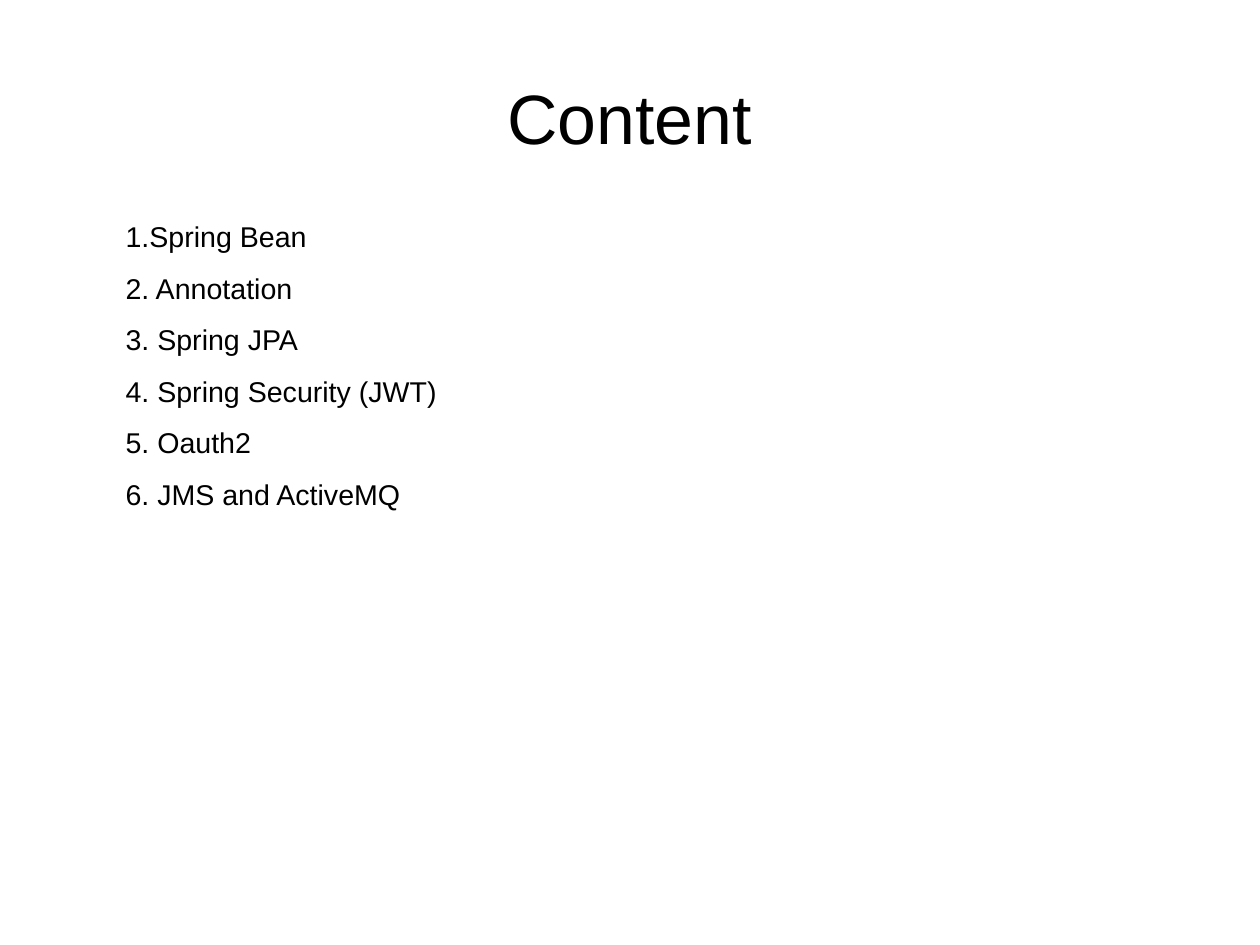
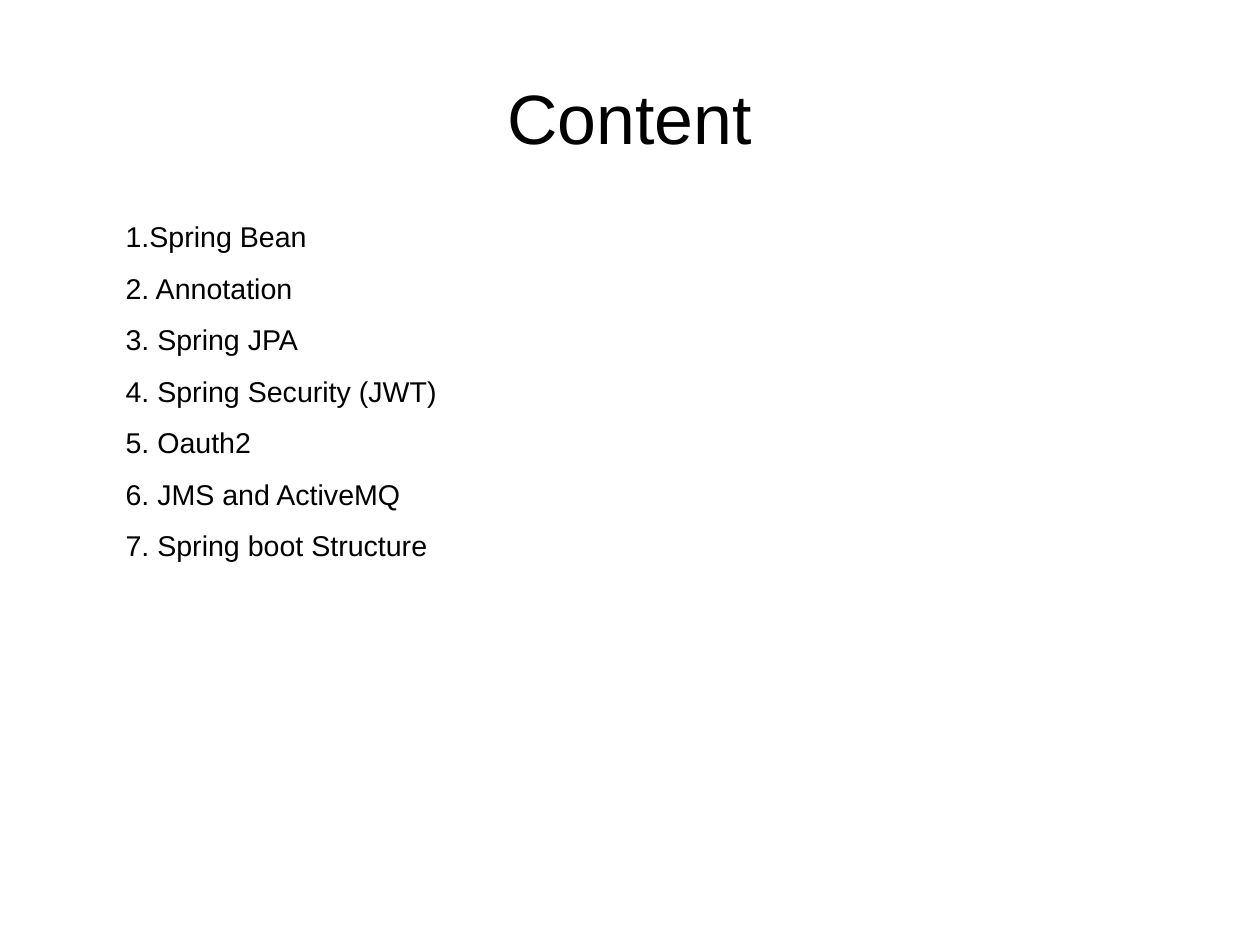
Before and after one commit to truongphan/documents, a slide deck: slide 1 of Spring.pptx. Drawn at 1260x945 pixels with LibreOffice and Linux fonts; fonts in the diff are those of the drawing. Boxes give left, top, right and bottom in pixels: in the first picture for what was removed or moved away, otherwise in the second. Text is boxed around its words. In the diff, an @@ line names an element or a change of style, - is before the commit and + after.

Commit message:
Update

```diff
--- a/Spring.pptx
+++ b/Spring.pptx
@@ text at <box>126,535,427,562</box>: paragraph added @@
+7. Spring boot Structure
```
Also in this commit, not shown: 1 slide added.
